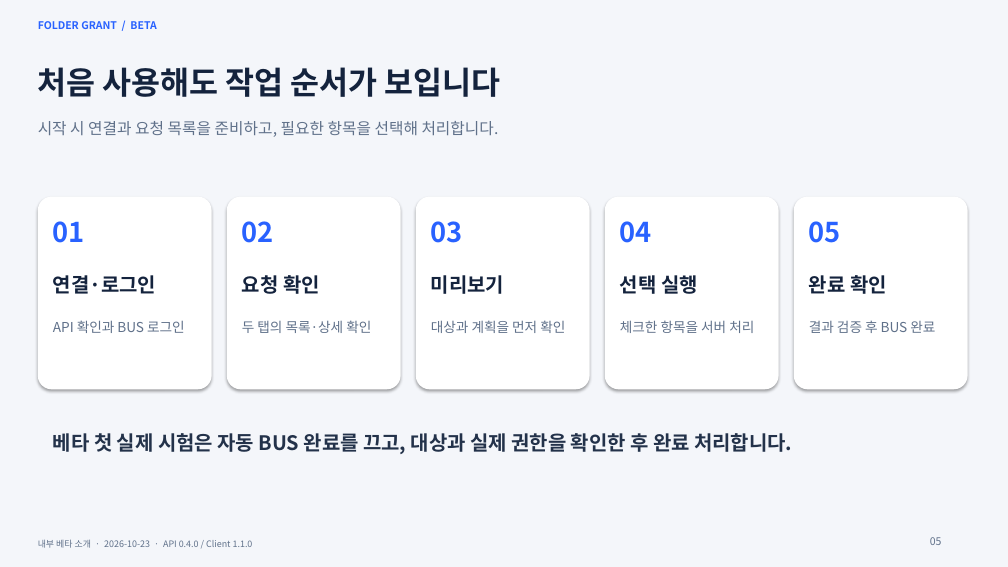
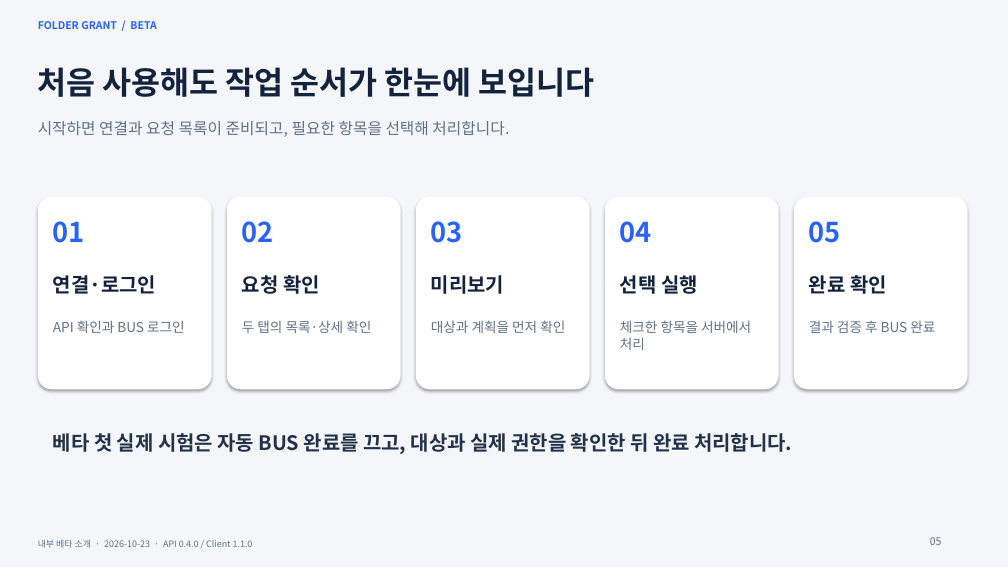
Before and after one commit to Corggi-Kim/Folder-Grant-Tool, a slide deck: slide 5 of docs/Folder_Grant_프로그램_소개서_Beta.pptx. Drawn at 1008x567 pixels with LibreOffice and Linux fonts; fonts in the diff are those of the drawing. Boxes give left, top, right and bottom in pixels: in the first picture for what was removed or moved away, otherwise in the second. Text is boxed around its words. In the diff, an @@ line names an element or a change of style, - is before the commit and + after.

```diff
--- a/docs/Folder_Grant_프로그램_소개서_Beta.pptx
+++ b/docs/Folder_Grant_프로그램_소개서_Beta.pptx
@@ text at box(38, 67, 595, 97): text changed @@
-처음 사용해도 작업 순서가 보입니다
+처음 사용해도 작업 순서가 한눈에 보입니다
@@ text at box(38, 121, 509, 137): text changed @@
-시작 시 연결과 요청 목록을 준비하고, 필요한 항목을 선택해 처리합니다.
+시작하면 연결과 요청 목록이 준비되고, 필요한 항목을 선택해 처리합니다.
@@ text at box(620, 320, 751, 350): text changed @@
-체크한 항목을 서버 처리
+체크한 항목을 서버에서 처리
@@ text at box(53, 433, 792, 454): text changed @@
-베타 첫 실제 시험은 자동 BUS 완료를 끄고, 대상과 실제 권한을 확인한 후 완료 처리합니다.
+베타 첫 실제 시험은 자동 BUS 완료를 끄고, 대상과 실제 권한을 확인한 뒤 완료 처리합니다.
```
Also in this commit, not shown: 13 other slides changed, 2 other files.
